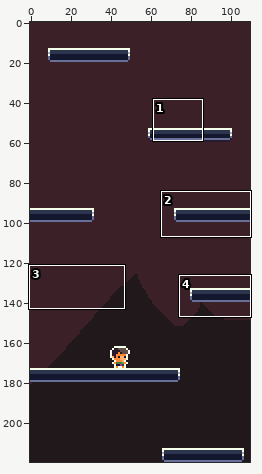
Two states of a pixel-art file, ASEPRITE/base.aseprite. The picture above shows the old version from afar; the outline marks the close-up.
Close-up. First the earlier version:
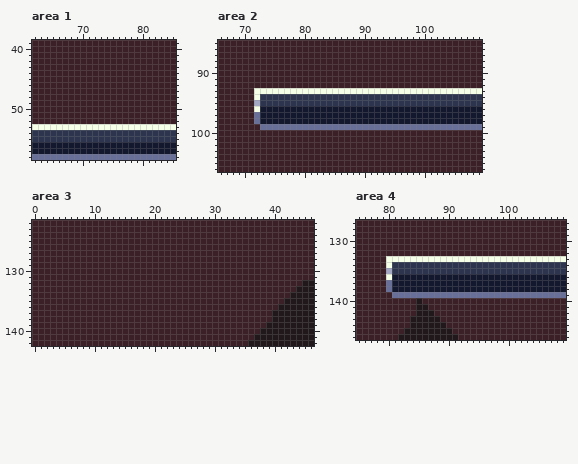
110x220 pixels, 1 frame. Colours within 5 levels of each other are drawn and written as one. Shown: area 1: x 62..85, y 39..58; area 2: x 66..109, y 85..106; area 3: x 0..46, y 122..142; area 4: x 75..109, y 127..146. The commit also changed other parts of the picture, which this record leaves out.
The result:
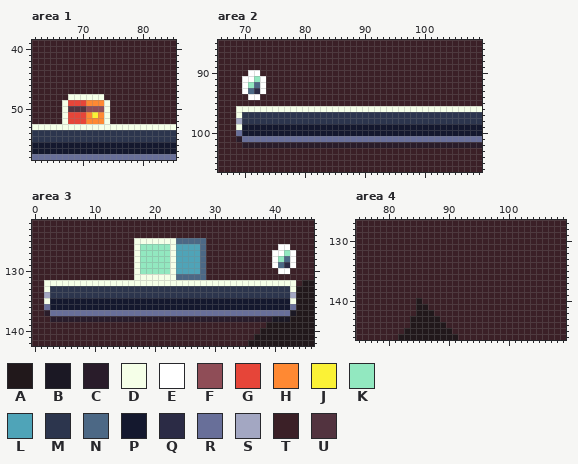
Palette (. is transparent): A #21181b  B #1b1824  C #291c2a  D #f5ffe8  E #ffffff  F #8f4d57  G #e64539  H #ff8933  J #fbf236  K #92e8c0  L #4fa4b8  M #2c354d  N #4c6885  P #14182e  Q #2b2b45  R #686f99  S #a3a7c2  T #3b2027  U #52333f
Edits made:
Changed rows in their new state; - is an unchanged pixel.
Area 1, layer "Слой 2":
first column x 67:
48 -DDDDDD-
49 DGGGHHHD
50 DUUUFFFD
51 DGGGHJHD
52 DGGGHHHD
Area 2, layers "Слой 2", "Слой 1":
first column x 69:
 90 --EE-------------------------------------
 91 -EEKE------------------------------------
 92 -EKNE------------------------------------
 93 -ENQETTTTTTTTTTTTTTTTTTTTTTTTTTTTTTTTTTTT
 94 --EETTTTTTTTTTTTTTTTTTTTTTTTTTTTTTTTTTTTT
 95 ---TTTTTTTTTTTTTTTTTTTTTTTTTTTTTTTTTTTTTT
 96 DDD-DDDDDDDDDDDDDDDDDDDDDDDDDDDDDDDDDDDDD
 97 DMMMMMMMMMMMMMMMMMMMMMMMMMMMMMMMMMMMMMMMM
 98 SMMMMMMMMMMMMMMMMMMMMMMMMMMMMMMMMMMMMMMMM
 99 DPPPPPPPPPPPPPPPPPPPPPPPPPPPPPPPPPPPPPPPP
100 RPPPPPPPPPPPPPPPPPPPPPPPPPPPPPPPPPPPPPPPP
101 CRRRRRRRRRRRRRRRRRRRRRRRRRRRRRRRRRRRRRRRR
102 -CCCCCCCCCCCCCCCCCCCCCCCCCCCCCCCCCCCCCCCC
Area 3, layers "Слой 2", "Слой 1":
first column x 2:
125 ---------------DDDDDDDNNNNN---------------
126 ---------------DKKKKKDLLLLN------------EE-
127 ---------------DKKKKKDLLLLN-----------EEKE
128 ---------------DKKKKKDLLLLN-----------EKNE
129 ---------------DKKKKKDLLLLN-----------ENQE
130 ---------------DKKKKKDLLLLN------------EE-
131 ---------------DDDDDDDNNNNN---------------
132 DDDDDDDDDDDDDDDDDDDDDDDDDDDDDDDDDDDDDDDDDD
133 DMMMMMMMMMMMMMMMMMMMMMMMMMMMMMMMMMMMMMMMMD
134 SMMMMMMMMMMMMMMMMMMMMMMMMMMMMMMMMMMMMMMMMS
135 DPPPPPPPPPPPPPPPPPPPPPPPPPPPPPPPPPPPPPPPPD
136 RPPPPPPPPPPPPPPPPPPPPPPPPPPPPPPPPPPPPPPPPR
137 CRRRRRRRRRRRRRRRRRRRRRRRRRRRRRRRRRRRRRRRRB
138 -CCCCCCCCCCCCCCCCCCCCCCCCCCCCCCCCCCCCCBBB-
Area 4, layer "Слой 1":
first column x 80:
133 TTTTTTTTTTTTTTTTTTTTTTTTTTTTTT
134 TTTTTTTTTTTTTTTTTTTTTTTTTTTTTT
135 TTTTTTTTTTTTTTTTTTTTTTTTTTTTTT
136 TTTTTTTTTTTTTTTTTTTTTTTTTTTTTT
137 TTTTTTTTTTTTTTTTTTTTTTTTTTTTTT
138 TTTTTTTTTTTTTTTTTTTTTTTTTTTTTT
139 -TTTTTTTTTTTTTTTTTTTTTTTTTTTTT
Changed places in both close-ups, as pixel boxes (x1, y1, x2, y2):
changed: (62, 94, 110, 124)
changed: (236, 70, 482, 148)
changed: (44, 238, 296, 322)
changed: (386, 256, 566, 298)
